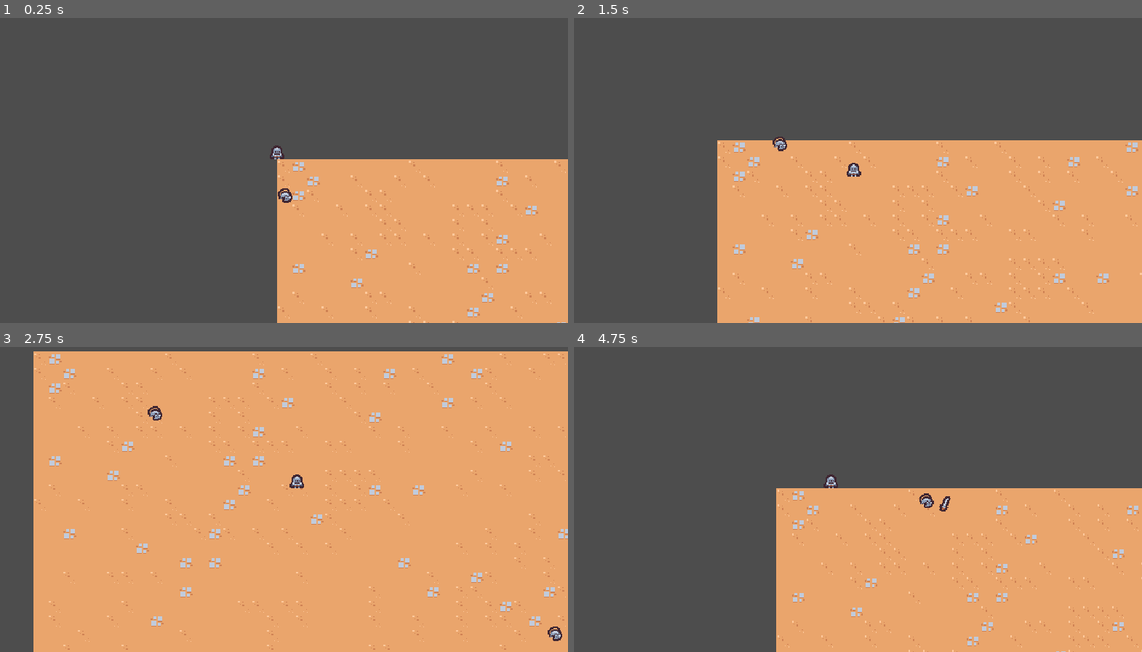
Above: before the commit, frames 1-4 (two rows, left to right).
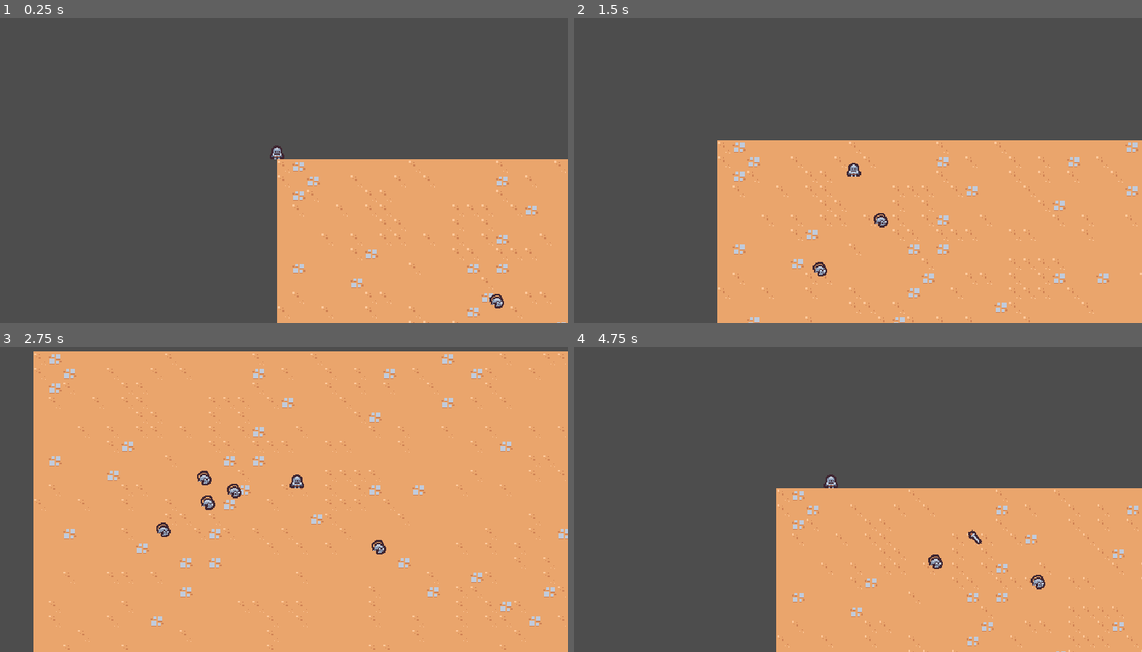
Above: after the commit, the same moments.

Repository: Liujiayu007/2d
Game: Godot game, scene res://scenes/main/main.tscn
Two runs of this game, one before a commit and one after it. Both use one fixed random seed, a clock stepped at 60 frames per second and the inputs below.
Inputs:
- Up to frame 1 (0.25 s): no input
- Up to frame 2 (1.5 s): hold D (move_right) 0.53-1.28 s; hold S (move_down) from 1.28 s (still down)
- Up to frame 3 (2.75 s): release S (move_down) at 2.03 s; hold D (move_right) from 2.03 s (still down)
- Up to frame 4 (4.75 s): release D (move_right) at 2.78 s; hold W (move_up) 2.78-3.53 s; hold A (move_left) from 3.53 s (still down)

The runs differ from the first frame. In frame 1, 0.2% of the frame differs, in the area x 48-89%, y 55-96%; in frame 2, 0.3%; in frame 3, 0.6%, in the area x 25-99%, y 19-97%; in frame 4, 0.4%.

Commit message:
攻击敌人消失

Diff:
--- a/project.godot
+++ b/project.godot
@@ -50,6 +50,12 @@
 ]
 }
 
+[layer_names]
+
+2d_physics/layer_1="Terrain"
+2d_physics/layer_2="Player"
+2d_physics/layer_3="Enemy"
+
 [physics]
 
 3d/physics_engine="Jolt Physics"
--- a/scenes/ability/sword_ability/sword_ability.tscn
+++ b/scenes/ability/sword_ability/sword_ability.tscn
@@ -27,6 +27,18 @@
 "transitions": PackedFloat32Array(1),
 "update": 0,
 "values": [Vector2(1, 1)]
+}
+tracks/2/type = "value"
+tracks/2/imported = false
+tracks/2/enabled = true
+tracks/2/path = NodePath("Area2D/CollisionShape2D:disabled")
+tracks/2/interp = 1
+tracks/2/loop_wrap = true
+tracks/2/keys = {
+"times": PackedFloat32Array(0),
+"transitions": PackedFloat32Array(1),
+"update": 1,
+"values": [true]
 }
 
 [sub_resource type="Animation" id="Animation_abpad"]
@@ -71,12 +83,27 @@
 "method": &"queue_free"
 }]
 }
+tracks/3/type = "value"
+tracks/3/imported = false
+tracks/3/enabled = true
+tracks/3/path = NodePath("Area2D/CollisionShape2D:disabled")
+tracks/3/interp = 1
+tracks/3/loop_wrap = true
+tracks/3/keys = {
+"times": PackedFloat32Array(0, 0.2, 0.4),
+"transitions": PackedFloat32Array(1, 1, 1),
+"update": 1,
+"values": [true, false, true]
+}
 
 [sub_resource type="AnimationLibrary" id="AnimationLibrary_t8g1f"]
 _data = {
 &"RESET": SubResource("Animation_upg5g"),
 &"swing": SubResource("Animation_abpad")
 }
+
+[sub_resource type="RectangleShape2D" id="RectangleShape2D_upg5g"]
+size = Vector2(30, 30)
 
 [node name="SwordAbility" type="Node2D" unique_id=1001808063]
 
@@ -87,3 +114,12 @@
 [node name="Sprite2D" type="Sprite2D" parent="." unique_id=80539559]
 texture = ExtResource("1_upg5g")
 offset = Vector2(0, -4)
+
+[node name="Area2D" type="Area2D" parent="." unique_id=900450633]
+collision_layer = 4
+collision_mask = 0
+
+[node name="CollisionShape2D" type="CollisionShape2D" parent="Area2D" unique_id=1852271806]
+position = Vector2(15, 0)
+shape = SubResource("RectangleShape2D_upg5g")
+disabled = true
--- a/scenes/ability/sword_ability_controller/sword_ability_controller.gd
+++ b/scenes/ability/sword_ability_controller/sword_ability_controller.gd
@@ -33,3 +33,7 @@
 	var sword_instance = sword_ability.instantiate() as Node2D
 	player.get_parent().add_child(sword_instance)
 	sword_instance.global_position = enemies[0].global_position
+	sword_instance.global_position += Vector2.RIGHT.rotated(randf_range(0,TAU)) * 4
+
+	var enemy_direction = enemies[0].global_position - sword_instance.global_position
+	sword_instance.rotation = enemy_direction.angle()
--- a/scenes/basic_enemy/basic_enemy.gd
+++ b/scenes/basic_enemy/basic_enemy.gd
@@ -4,7 +4,7 @@
 
 # Called when the node enters the scene tree for the first time.
 func _ready() -> void:
-	pass # Replace with function body.
+	$Area2D.area_entered.connect(on_area_entered)
 
 
 # Called every frame. 'delta' is the elapsed time since the previous frame.
@@ -18,3 +18,6 @@
 	if player_node != null:
 		return (player_node.global_position - global_position).normalized()
 	return Vector2.ZERO
+
+func on_area_entered(other_area: Area2D):
+	queue_free()
--- a/scenes/basic_enemy/basic_enemy.tscn
+++ b/scenes/basic_enemy/basic_enemy.tscn
@@ -2,6 +2,9 @@
 
 [ext_resource type="Texture2D" uid="uid://bdwxegae1kdsn" path="res://scenes/basic_enemy/basic_enemy.png" id="1_fng3e"]
 [ext_resource type="Script" uid="uid://dl2k3r7483ll3" path="res://scenes/basic_enemy/basic_enemy.gd" id="1_gxg7h"]
+
+[sub_resource type="CircleShape2D" id="CircleShape2D_gxg7h"]
+radius = 12.0
 
 [sub_resource type="CircleShape2D" id="CircleShape2D_xrbw7"]
 radius = 5.0
@@ -10,6 +13,14 @@
 collision_layer = 0
 script = ExtResource("1_gxg7h")
 
+[node name="Area2D" type="Area2D" parent="." unique_id=1815932598]
+collision_layer = 0
+collision_mask = 4
+
+[node name="CollisionShape2D" type="CollisionShape2D" parent="Area2D" unique_id=1599922738]
+position = Vector2(0, -5)
+shape = SubResource("CircleShape2D_gxg7h")
+
 [node name="Sprite2D" type="Sprite2D" parent="." unique_id=90993824]
 texture = ExtResource("1_fng3e")
 offset = Vector2(0, -4)
--- a/scenes/main/main.tscn
+++ b/scenes/main/main.tscn
@@ -16,7 +16,19 @@
 [node name="Player" parent="." unique_id=390898776 instance=ExtResource("1_hyk8p")]
 
 [node name="BasicEnemy" parent="." unique_id=434079067 instance=ExtResource("4_l3cfh")]
-position = Vector2(13, 62)
+position = Vector2(137, 251)
 
 [node name="BasicEnemy2" parent="." unique_id=89187997 instance=ExtResource("4_l3cfh")]
-position = Vector2(755, 413)
+position = Vector2(558, 322)
+
+[node name="BasicEnemy3" parent="." unique_id=1825322021 instance=ExtResource("4_l3cfh")]
+position = Vector2(278, 309)
+
+[node name="BasicEnemy4" parent="." unique_id=184231583 instance=ExtResource("4_l3cfh")]
+position = Vector2(90, 377)
+
+[node name="BasicEnemy5" parent="." unique_id=1329054506 instance=ExtResource("4_l3cfh")]
+position = Vector2(258, 170)
+
+[node name="BasicEnemy6" parent="." unique_id=460201464 instance=ExtResource("4_l3cfh")]
+position = Vector2(189, 344)
--- a/scenes/player/player.gd
+++ b/scenes/player/player.gd
@@ -4,7 +4,7 @@
 
 # Called when the node enters the scene tree for the first time.
 func _ready() -> void:
-	pass # Replace with function body.
+	pass
 
 
 # Called every frame. 'delta' is the elapsed time since the previous frame.
